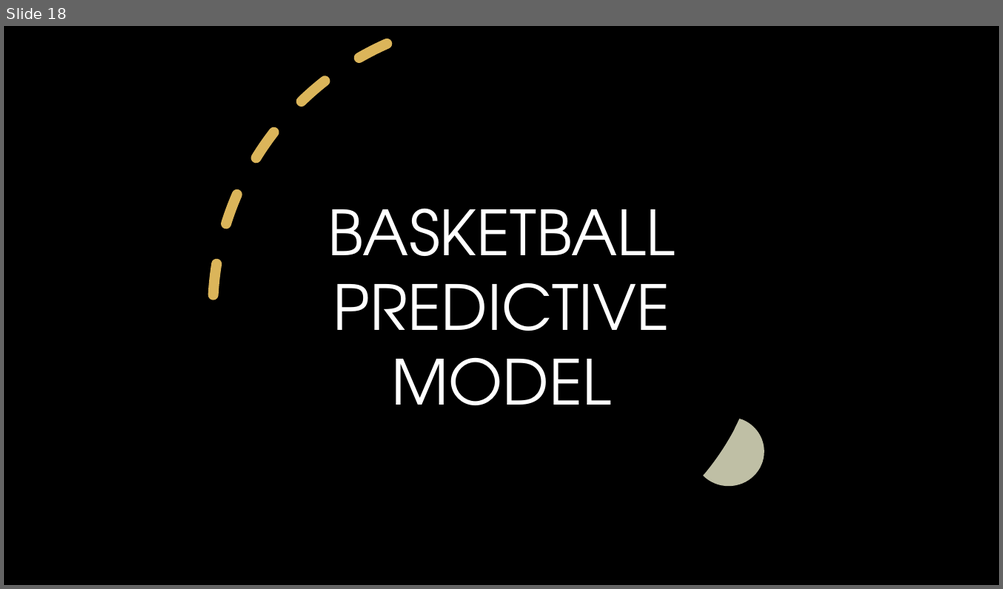
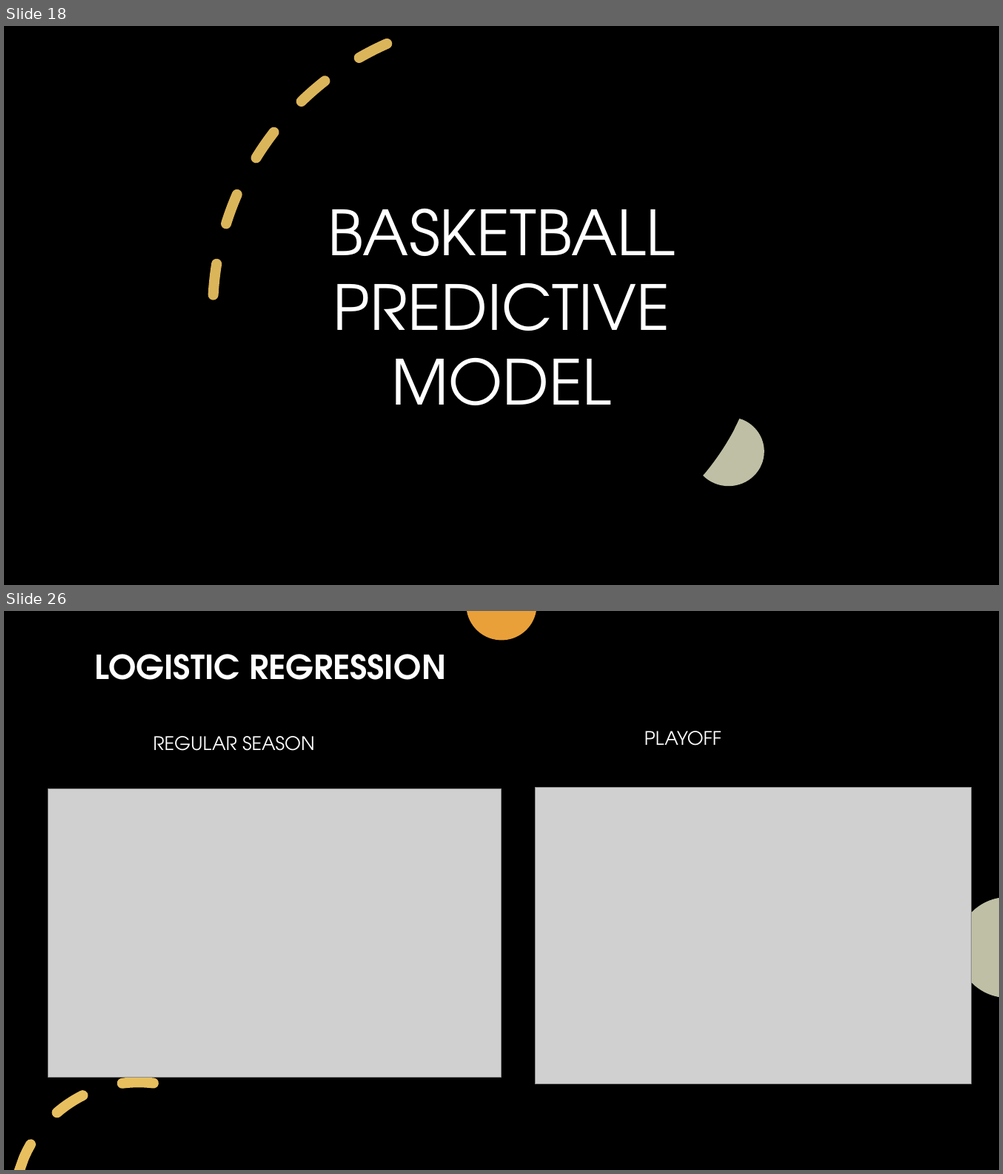
Before and after one commit to skfotedar/Project-2, a slide deck: Sports Analytics cf.pptx. Shown one above the other, each under a label of ours: slide 18 before the commit, slides 18 and 26 after it; the slides between them are not shown. The pictures are 1003x589 and 1003x1174 pixels, drawn with LibreOffice and Linux fonts; fonts in the diff are those of the drawing; grey boxes stand for pictures; background and template pictures are left out. Boxes give left, top, right and bottom in pixels: in the first picture for what was removed or moved away, otherwise in the second. Text is boxed around its words. In the diff, an @@ line names an element or a change of style, - is before the commit and + after.

```diff
--- a/Sports Analytics cf.pptx
+++ b/Sports Analytics cf.pptx
@@ slide 26 added at (4,611,999,1170), background picture (left out) @@
@@ freeform shape added at (466,611,536,640), fill #E9A039 @@
@@ title added at (94,654,446,680), 32 pt, text gradient #FFFFFF to #A6A6A6, bold @@
+LOGISTIC REGRESSION
@@ text added at (153,736,315,751), 18 pt, text #FFFFFF @@
+REGULAR SEASON
@@ text added at (644,731,721,746), 18 pt, text #FFFFFF @@
+PLAYOFF
@@ picture added at (535,788,972,1085) @@
@@ picture added at (48,789,502,1077) @@
@@ freeform shape added at (957,898,999,997), fill #BFBFA5 @@
@@ freeform shape added at (14,1077,159,1170), fill #E7BF5F @@
```
Also in this commit, not shown: 8 other slides added, 9 slides removed, 1 other file.
